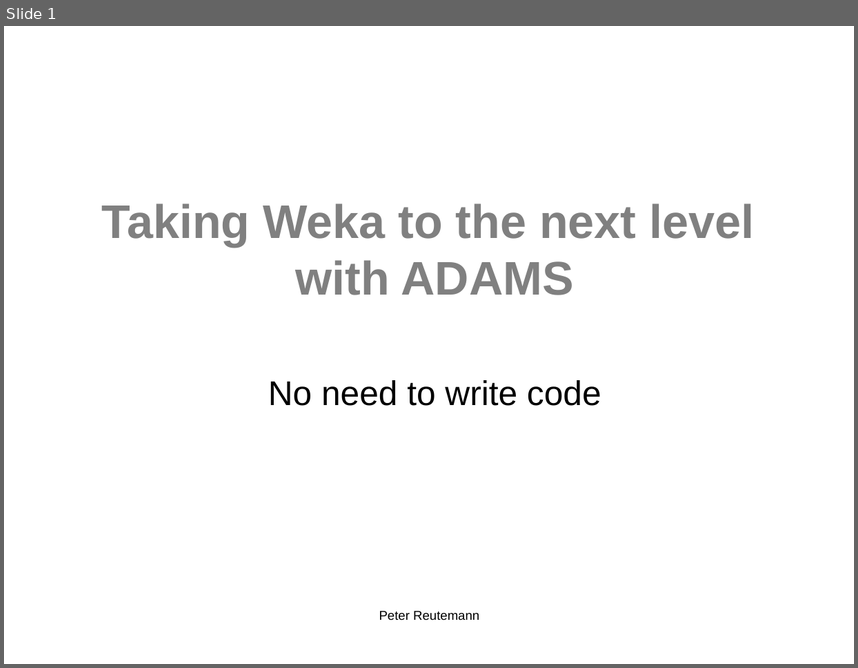
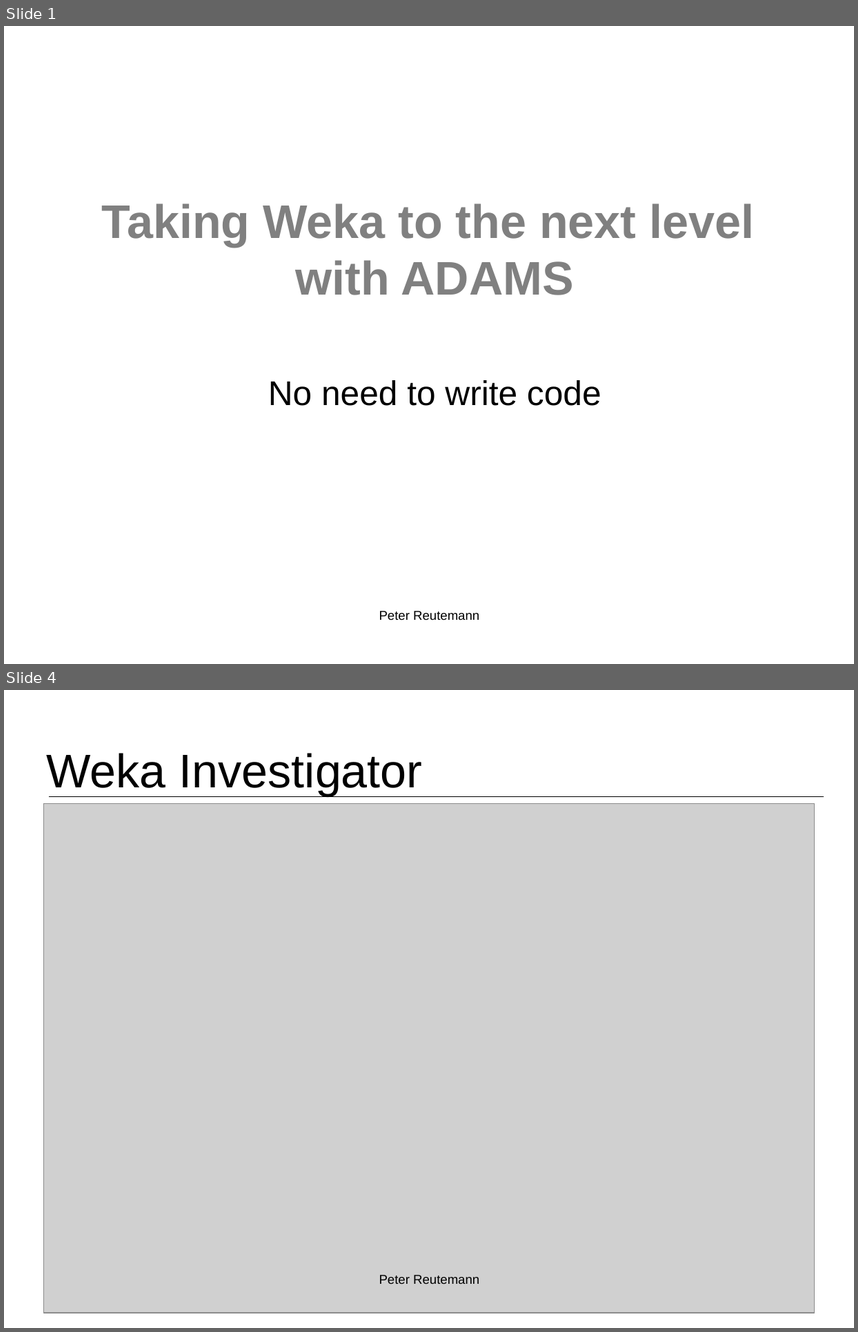
Before and after one commit to fracpete/weka-user-conference-2021, a slide deck: adams/adams.odp. Shown one above the other, each under a label of ours: slide 1 before the commit, slides 1 and 4 after it; the slides between them are not shown. The pictures are 858x668 and 858x1332 pixels, drawn with LibreOffice and Linux fonts; fonts in the diff are those of the drawing; grey boxes stand for pictures; background and template pictures are left out. Boxes give left, top, right and bottom in pixels: in the first picture for what was removed or moved away, otherwise in the second. Text is boxed around its words. In the diff, an @@ line names an element or a change of style, - is before the commit and + after.

```diff
--- a/adams/adams.odp
+++ b/adams/adams.odp
@@ slide 4 added at (x1=4, y1=690, x2=854, y2=1328), background #FFFFFF @@
@@ title added at (x1=47, y1=753, x2=423, y2=796), 44 pt, text #000000 @@
+Weka Investigator
@@ picture added at (x1=44, y1=803, x2=815, y2=1312) @@
@@ line added from (50, 796) to (824, 796), #000000 0 pt @@
@@ text added at (x1=379, y1=1274, x2=479, y2=1283), 12 pt, text #000000 @@
+Peter Reutemann
```
Also in this commit, not shown: 1 slide changed, 4 other slides added, 1 other file.
